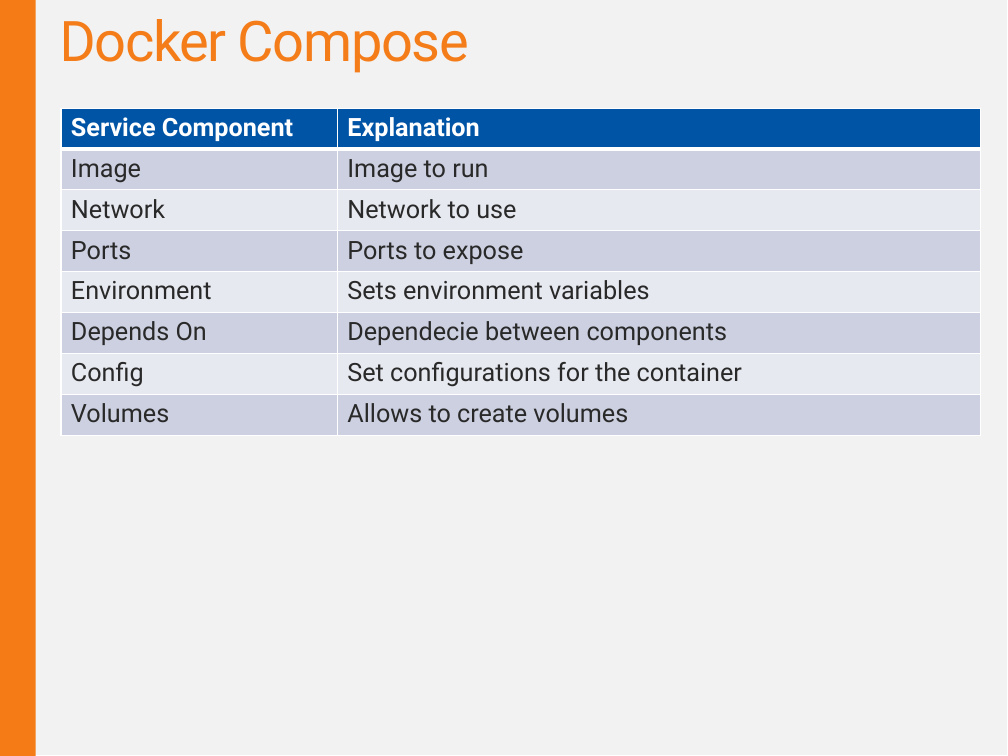
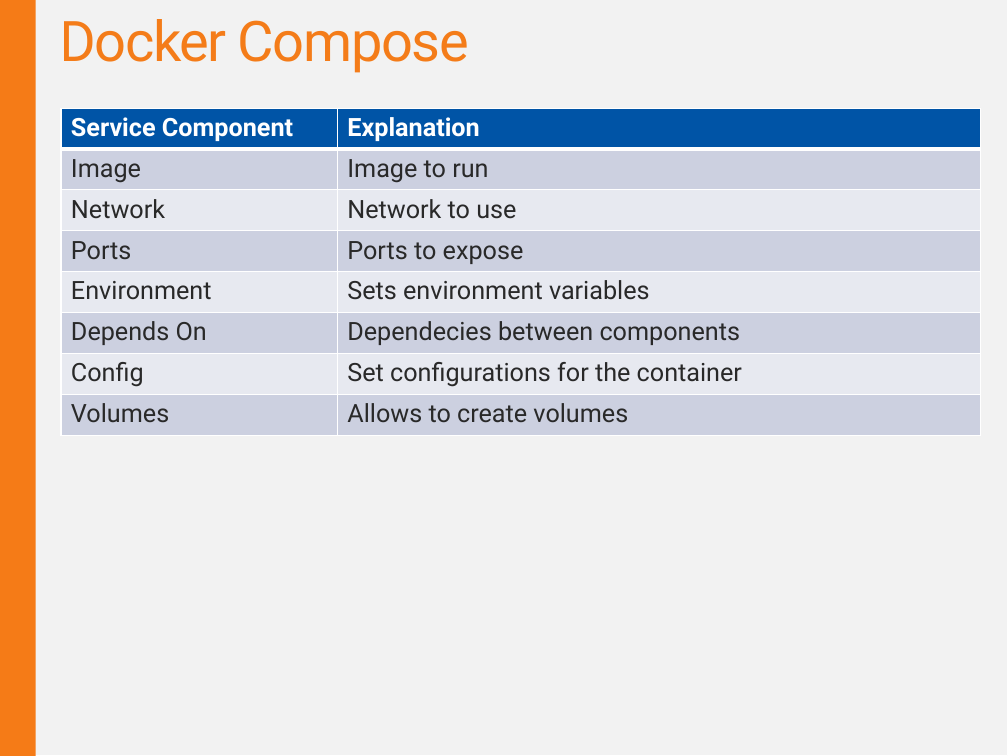
Before and after one commit to acalder88/docker-training, a slide deck: slide 32 of ContainersT.pptx. Drawn at 1008x756 pixels with LibreOffice and Linux fonts; fonts in the diff are those of the drawing; background and template pictures are left out. Boxes give left, top, right and bottom in pixels: in the first picture for what was removed or moved away, otherwise in the second. Text is boxed around its words. In the diff, an @@ line names an element or a change of style, - is before the commit and + after.

```diff
--- a/ContainersT.pptx
+++ b/ContainersT.pptx
@@ table at <box>60,108,980,434</box> @@
-row 6, column 2: Dependecie between components
+row 6, column 2: Dependecies between components
```
Also in this commit, not shown: 6 other slides changed.
